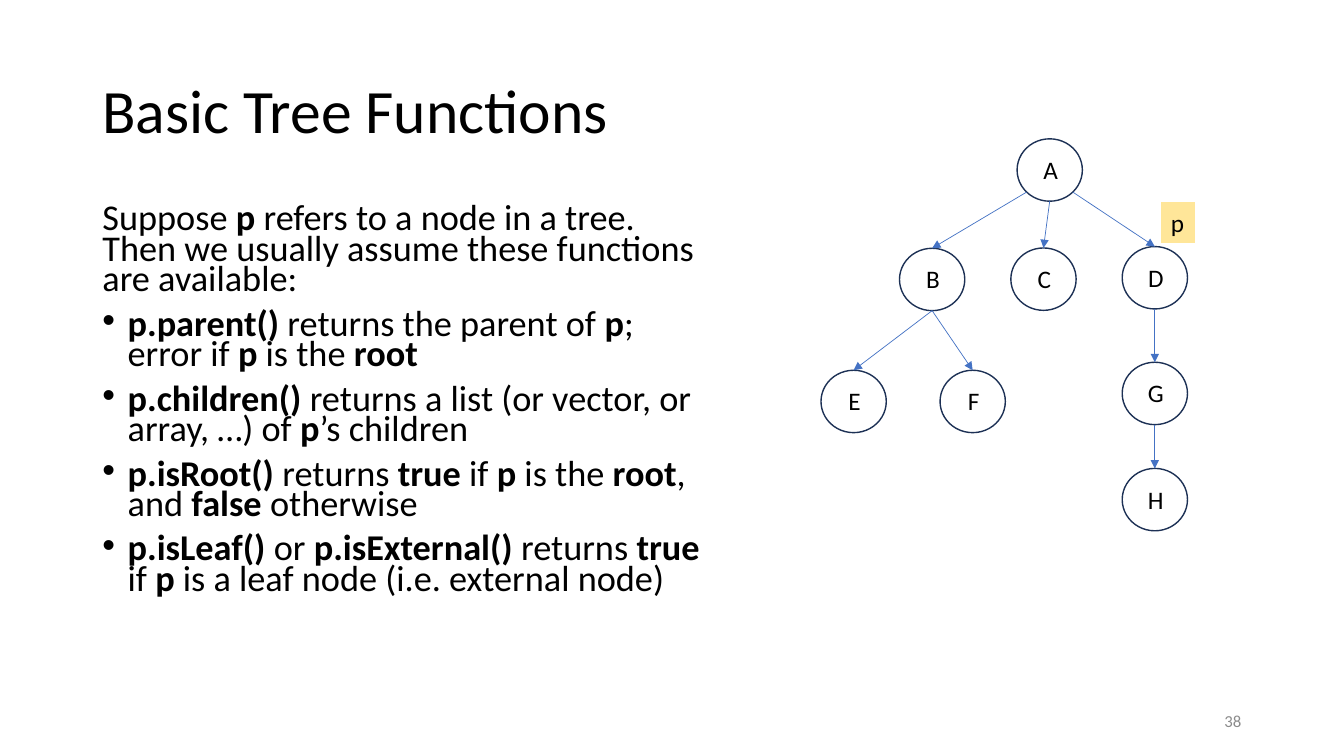
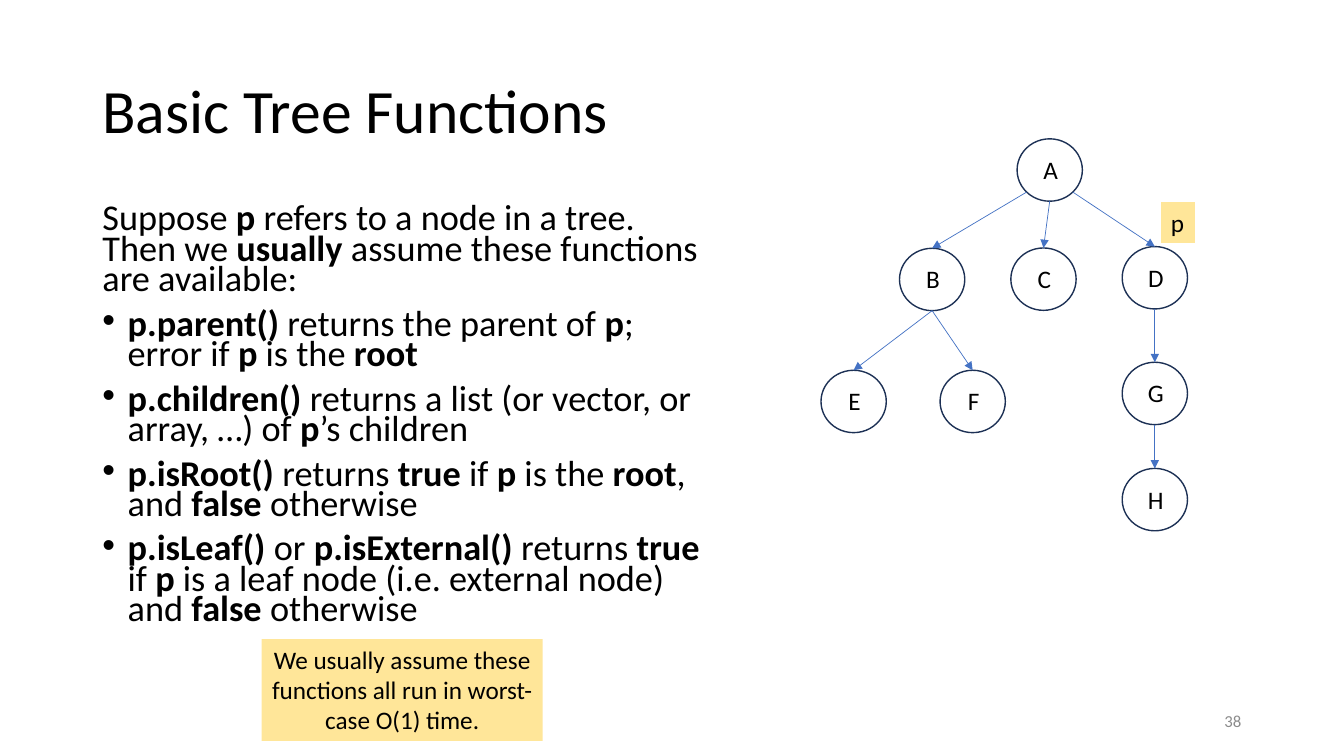
Before and after one commit to tjd1234/cmpt225fall2023, a slide deck: slide 38 of lecture_notes/week5/week5_trees.pptx. Drawn at 1344x756 pixels with LibreOffice and Linux fonts; fonts in the diff are those of the drawing. Boxes give left, top, right and bottom in pixels: in the first picture for what was removed or moved away, otherwise in the second. Text is boxed around its words. In the diff, an @@ line names an element or a change of style, - is before the commit and + after.

```diff
--- a/lecture_notes/week5/week5_trees.pptx
+++ b/lecture_notes/week5/week5_trees.pptx
@@ text at (x1=102, y1=204, x2=697, y2=292): bold on in "usually" @@
@@ text at (x1=128, y1=533, x2=700, y2=622): text changed @@
-• p.isLeaf() or p.isExternal() returns true if p is a leaf node (i.e. external node)
+• p.isLeaf() or p.isExternal() returns true if p is a leaf node (i.e. external node) and false otherwise
@@ rectangle added at (x1=262, y1=639, x2=543, y2=741), fill #FFE699, 18 pt, text #000000 @@
+We usually assume these functions all run in worst-case O(1) time.
```
Also in this commit, not shown: 25 other slides changed.
